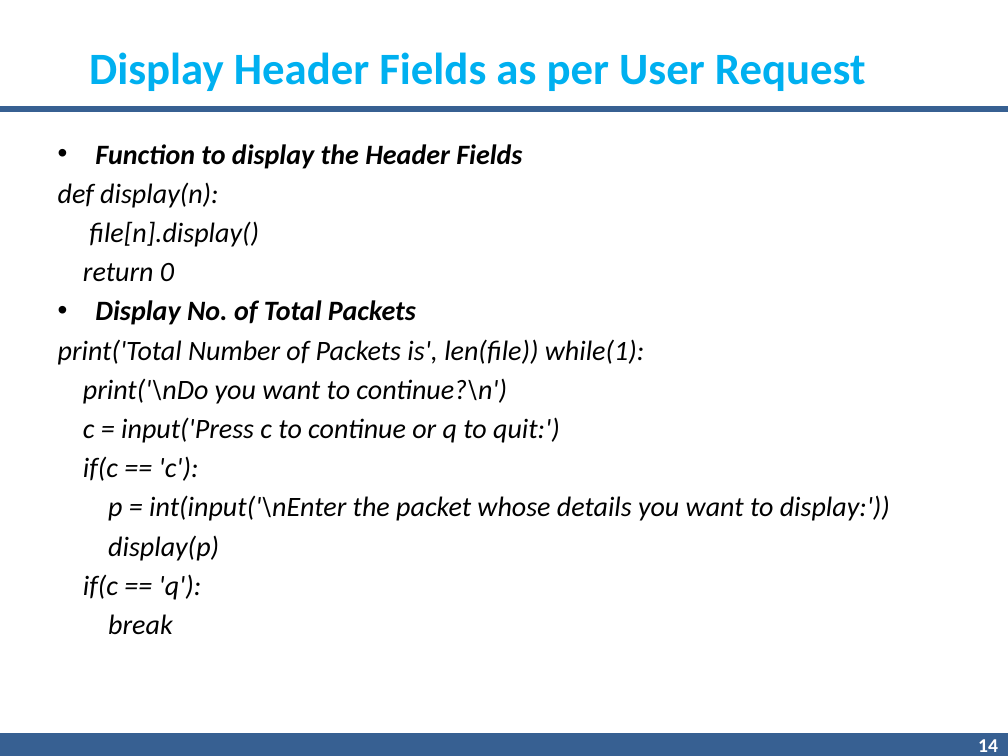
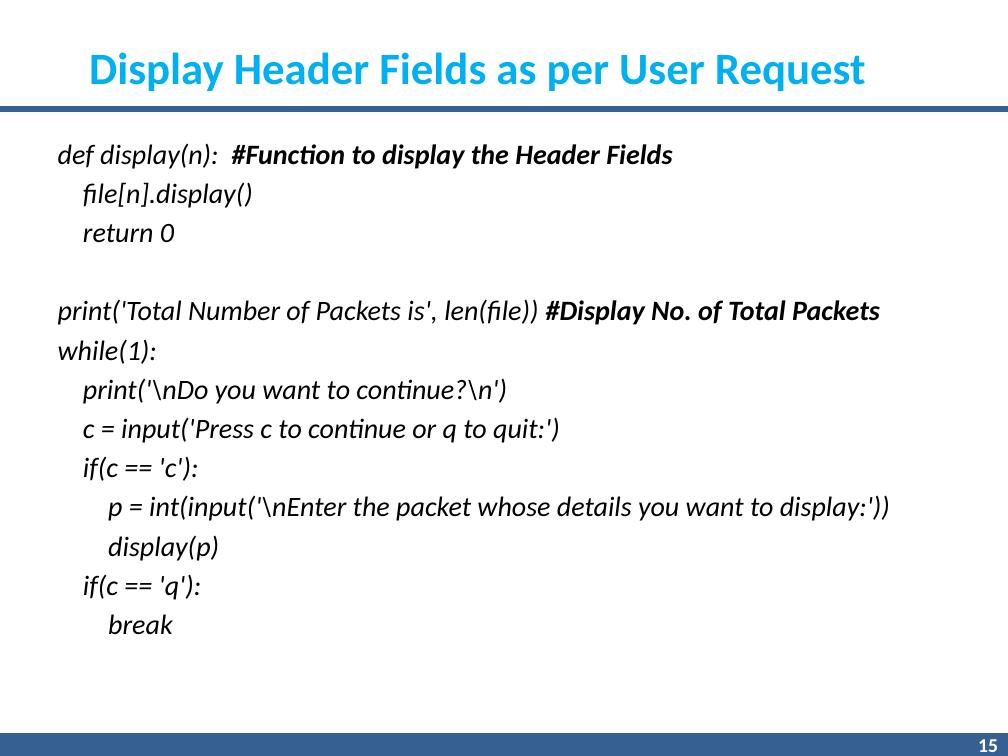
Before and after one commit to gnnain/Pcap_Reader, a slide deck: slide 15 of 7.pptx (slide 14 before the commit). Drawn at 1008x756 pixels with LibreOffice and Linux fonts; fonts in the diff are those of the drawing; background and template pictures are left out. Boxes give left, top, right and bottom in pixels: in the first picture for what was removed or moved away, otherwise in the second. Text is boxed around its words. In the diff, an @@ line names an element or a change of style, - is before the commit and + after.

```diff
--- a/7.pptx
+++ b/7.pptx
@@ text at bbox=[58, 144, 672, 169]: text changed @@
-• Function to display the Header Fields
-def display(n):
+def display(n): #Function to display the Header Fields
@@ text at bbox=[58, 299, 880, 364]: text changed @@
-• Display No. of Total Packets
-print('Total Number of Packets is', len(file)) while(1):
+print('Total Number of Packets is', len(file)) #Display No. of Total Packets
+while(1):
@@ page number at bbox=[978, 739, 998, 752]: text changed @@
-14
+15
```
Also in this commit, not shown: 12 other slides changed, 2 slides added, 2 slides removed, 2 other files.
